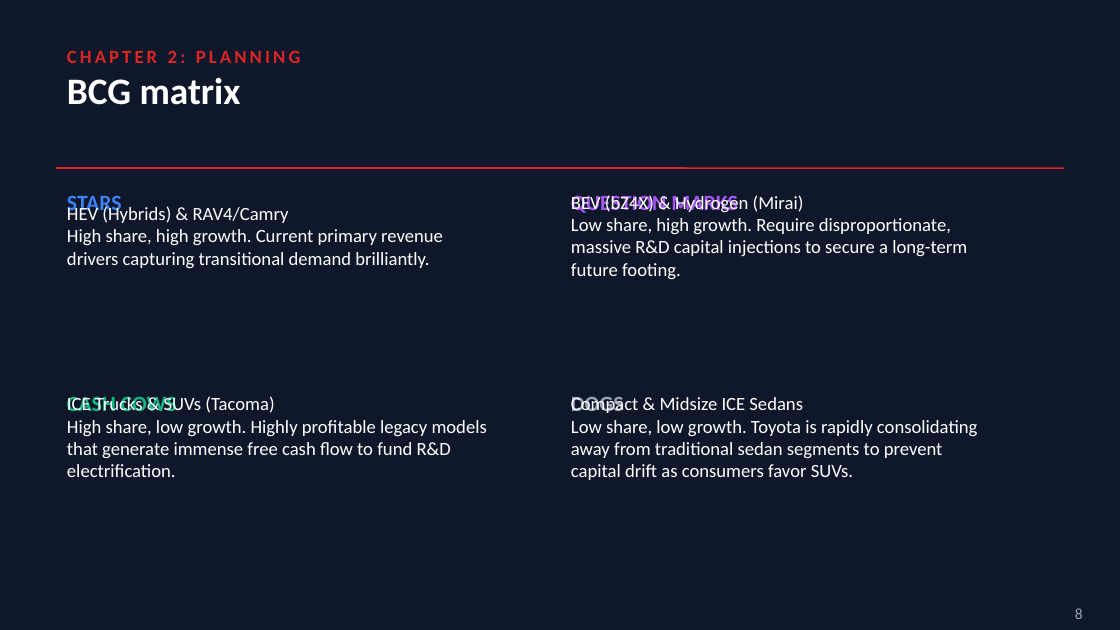
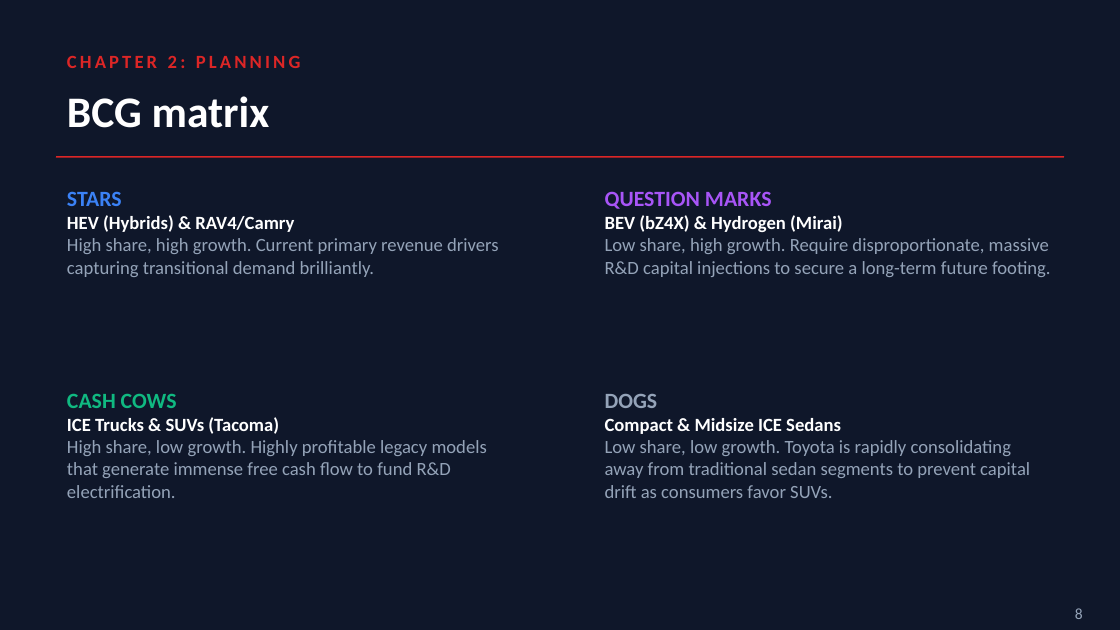
Before and after one commit to paymybills/EOMPresentation, a slide deck: slide 8 of EOM_Presentation.pptx. Drawn at 1120x630 pixels with LibreOffice and Linux fonts; fonts in the diff are those of the drawing. Boxes give left, top, right and bottom in pixels: in the first picture for what was removed or moved away, otherwise in the second. Text is boxed around its words. In the diff, an @@ line names an element or a change of style, - is before the commit and + after.

Commit message:
fix(script): rewrite presentation dimensions to prevent overlap

```diff
--- a/EOM_Presentation.pptx
+++ b/EOM_Presentation.pptx
@@ text "BCG matrix": place and size @@
-text "BCG matrix" at [67,78,241,105]
+text "BCG matrix" at [67,96,270,128]
@@ text "BCG matrix" at [67,96,270,128]: size 24 to 28 pt; vertical alignment middle to top @@
@@ line moved from (56, 168) - (1064, 168) to (56, 157) - (1064, 157) @@
@@ vertical alignment middle to top in 5 elements at [67,56,301,68], [67,191,499,277], [67,393,487,498], [605,394,1030,498], [605,191,1051,277] @@
@@ text at [67,191,499,277]: text changed; text colour #FFFFFF to #94A3B8 @@
-HEV (Hybrids) & RAV4/Camry
-High share, high growth. Current primary revenue drivers capturing transitional demand brilliantly.
+STARS
+HEV (Hybrids) & RAV4/Camry
+High share, high growth. Current primary revenue drivers capturing transitional demand brilliantly.
@@ text removed at [67,196,122,217] @@
-STARS
@@ text removed at [571,195,666,213] @@
-QUESTION MARKS
@@ text at [605,191,1051,277]: text changed; text colour #FFFFFF to #94A3B8 @@
-BEV (bZ4X) & Hydrogen (Mirai)
-Low share, high growth. Require disproportionate, massive R&D capital injections to secure a long-term future footing.
+QUESTION MARKS
+BEV (bZ4X) & Hydrogen (Mirai)
+Low share, high growth. Require disproportionate, massive R&D capital injections to secure a long-term future footing.
@@ text at [67,393,487,498]: text changed; text colour #FFFFFF to #94A3B8 @@
-ICE Trucks & SUVs (Tacoma)
-High share, low growth. Highly profitable legacy models that generate immense free cash flow to fund R&D electrification.
+CASH COWS
+ICE Trucks & SUVs (Tacoma)
+High share, low growth. Highly profitable legacy models that generate immense free cash flow to fund R&D electrification.
@@ text removed at [67,396,177,411] @@
-CASH COWS
@@ text removed at [571,397,624,413] @@
-DOGS
@@ text at [605,394,1030,498]: text changed; text colour #FFFFFF to #94A3B8 @@
-Compact & Midsize ICE Sedans
-Low share, low growth. Toyota is rapidly consolidating away from traditional sedan segments to prevent capital drift as consumers favor SUVs.
+DOGS
+Compact & Midsize ICE Sedans
+Low share, low growth. Toyota is rapidly consolidating away from traditional sedan segments to prevent capital drift as consumers favor SUVs.
```
Also in this commit, not shown: 16 other slides changed, 1 other file.
